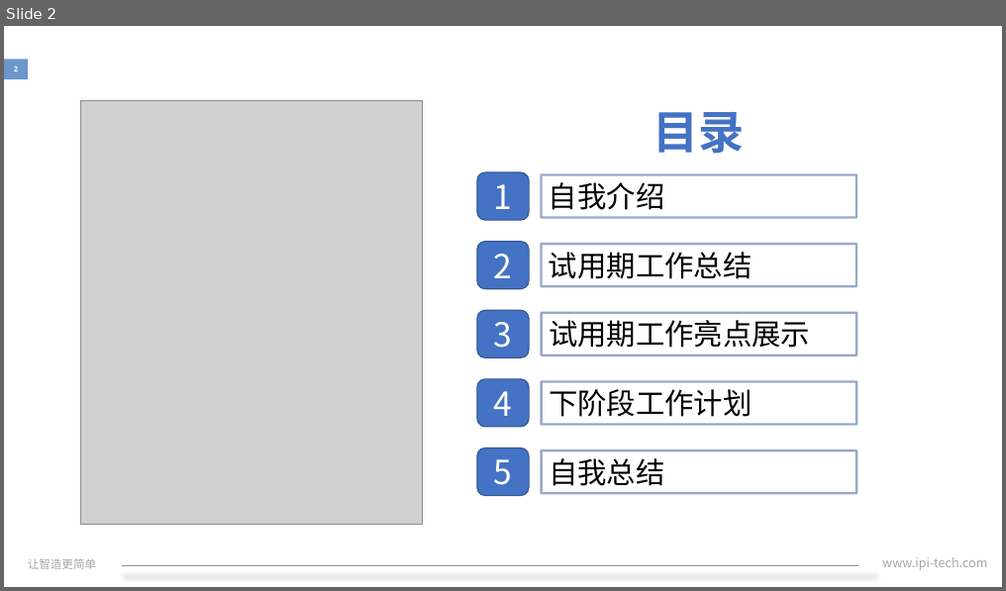
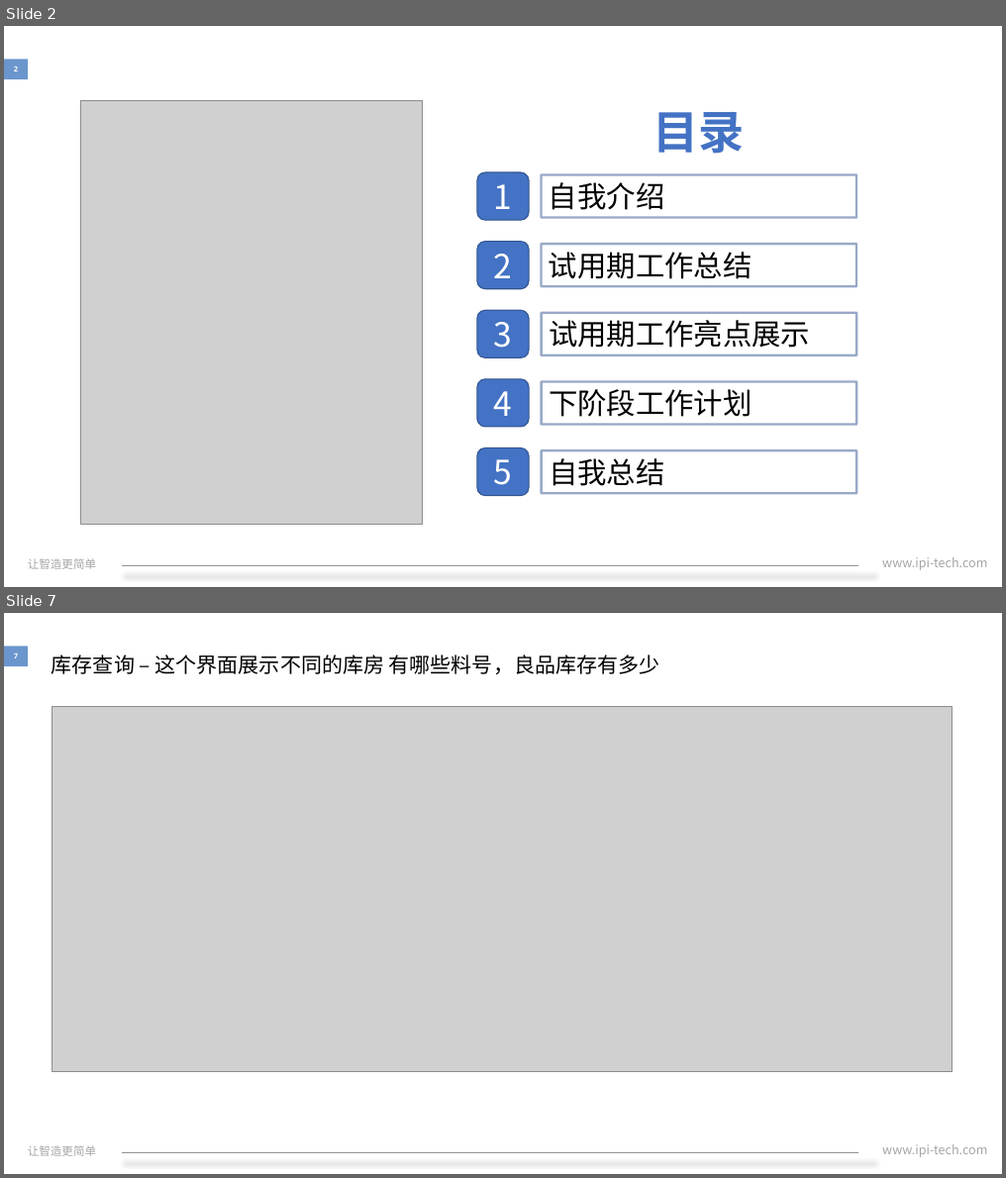
Before and after one commit to xiaozixiang/DocMent, a slide deck: IPI-HR-30-07A转正述职报告.pptx. Shown one above the other, each under a label of ours: slide 2 before the commit, slides 2 and 7 after it; the slides between them are not shown. The pictures are 1006x591 and 1006x1178 pixels, drawn with LibreOffice and Linux fonts; fonts in the diff are those of the drawing; grey boxes stand for pictures; background and template pictures are left out. Boxes give left, top, right and bottom in pixels: in the first picture for what was removed or moved away, otherwise in the second. Text is boxed around its words. In the diff, an @@ line names an element or a change of style, - is before the commit and + after.

```diff
--- a/IPI-HR-30-07A转正述职报告.pptx
+++ b/IPI-HR-30-07A转正述职报告.pptx
@@ slide 7 added at (x1=4, y1=613, x2=1002, y2=1174), background #FFFFFF; not listed: 4 template elements that a slide beside it also shows @@
@@ text added at (x1=52, y1=655, x2=659, y2=674), 20 pt, text #000000 @@
+库存查询 – 这个界面展示不同的库房 有哪些料号，良品库存有多少
@@ picture added at (x1=52, y1=707, x2=952, y2=1072) @@
```
Also in this commit, not shown: 15 slides changed, 3 other slides added, 3 slides removed.
